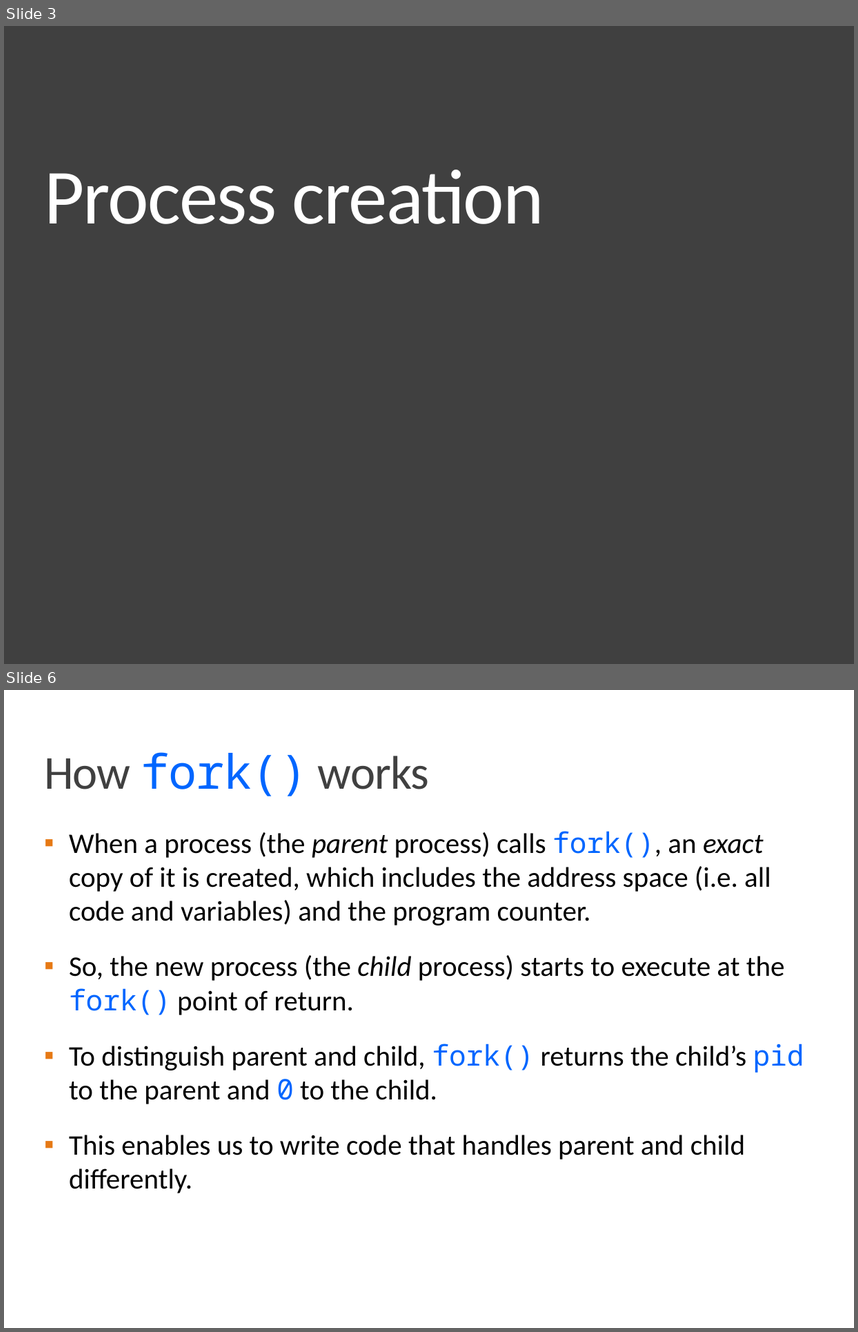
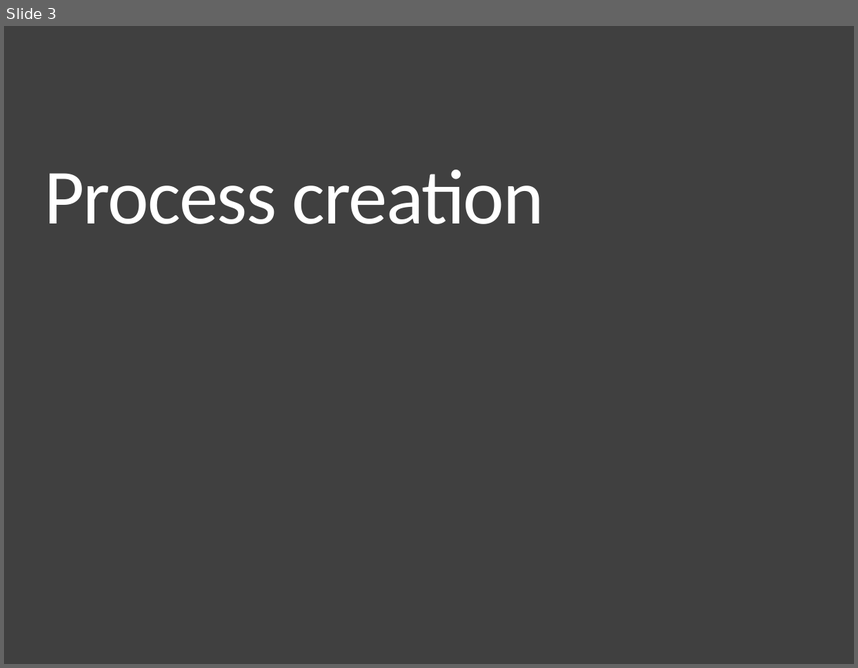
Before and after one commit to CattoAJ/MC504-2018s2, a slide deck: notebooks/nb180808/MC504-2018s2-T02-The_Process_API.pptx. Shown one above the other, each under a label of ours: slides 3 and 6 before the commit, slide 3 after it; the slides between them are not shown. The pictures are 858x1332 and 858x668 pixels, drawn with LibreOffice and Linux fonts; fonts in the diff are those of the drawing. Boxes give left, top, right and bottom in pixels: in the first picture for what was removed or moved away, otherwise in the second. Text is boxed around its words. In the diff, an @@ line names an element or a change of style, - is before the commit and + after.

```diff
--- a/notebooks/nb180808/MC504-2018s2-T02-The_Process_API.pptx
+++ b/notebooks/nb180808/MC504-2018s2-T02-The_Process_API.pptx
@@ slide 6 removed at box(4, 690, 854, 1328), background #FFFFFF @@
@@ title removed at box(44, 752, 430, 796) @@
-How fork() works
@@ text removed at box(69, 831, 804, 1193) @@
-▪ When a process (the parent process) calls fork(), an exact copy of it is created, which includes the address space (i.e. all code and variables) and the program counter.
-▪ So, the new process (the child process) starts to execute at the fork() point of return.
-▪ To distinguish parent and child, fork() returns the child’s pid to the parent and 0 to the child.
-▪ This enables us to write code that handles parent and child differently.
```
Also in this commit, not shown: 2 slides changed, 10 slides added, 1 other slide removed, 6 other files.
